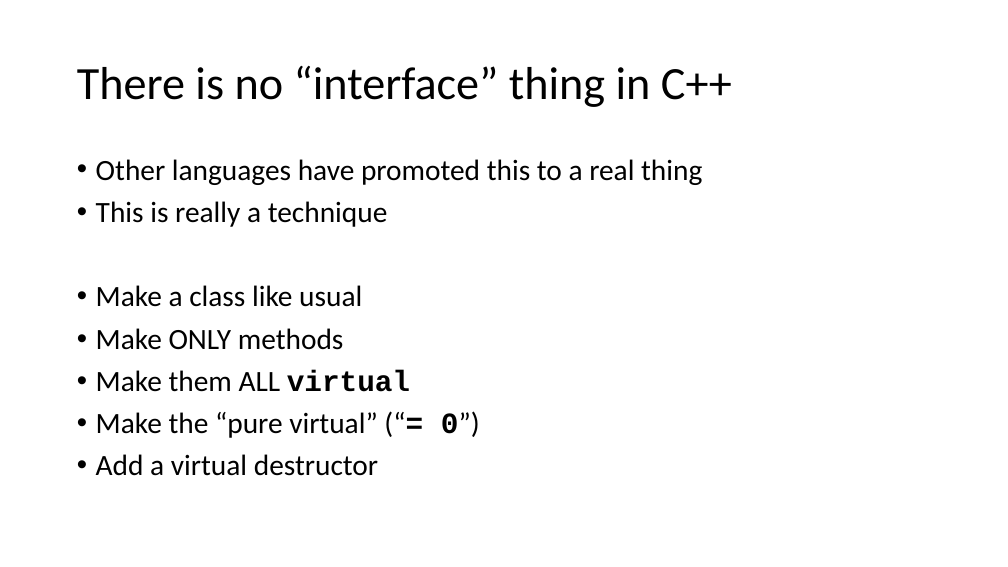
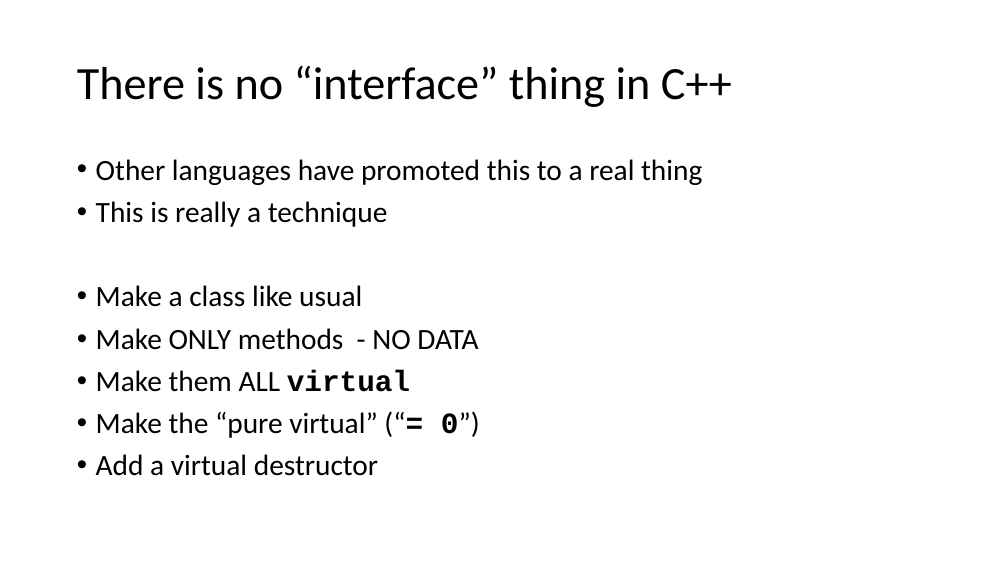
Before and after one commit to yellowflash07/GDP202324, a slide deck: slide 2 of 6044_FramPat/D2D/W02/C++ Interface class.pptx. Drawn at 1008x567 pixels with LibreOffice and Linux fonts; fonts in the diff are those of the drawing. Boxes give left, top, right and bottom in pixels: in the first picture for what was removed or moved away, otherwise in the second. Text is boxed around its words. In the diff, an @@ line names an element or a change of style, - is before the commit and + after.

```diff
--- a/6044_FramPat/D2D/W02/C++ Interface class.pptx
+++ b/6044_FramPat/D2D/W02/C++ Interface class.pptx
@@ text at [96,328,478,350]: text changed @@
-• Make ONLY methods
+• Make ONLY methods - NO DATA
```
Also in this commit, not shown: 29 other files.
